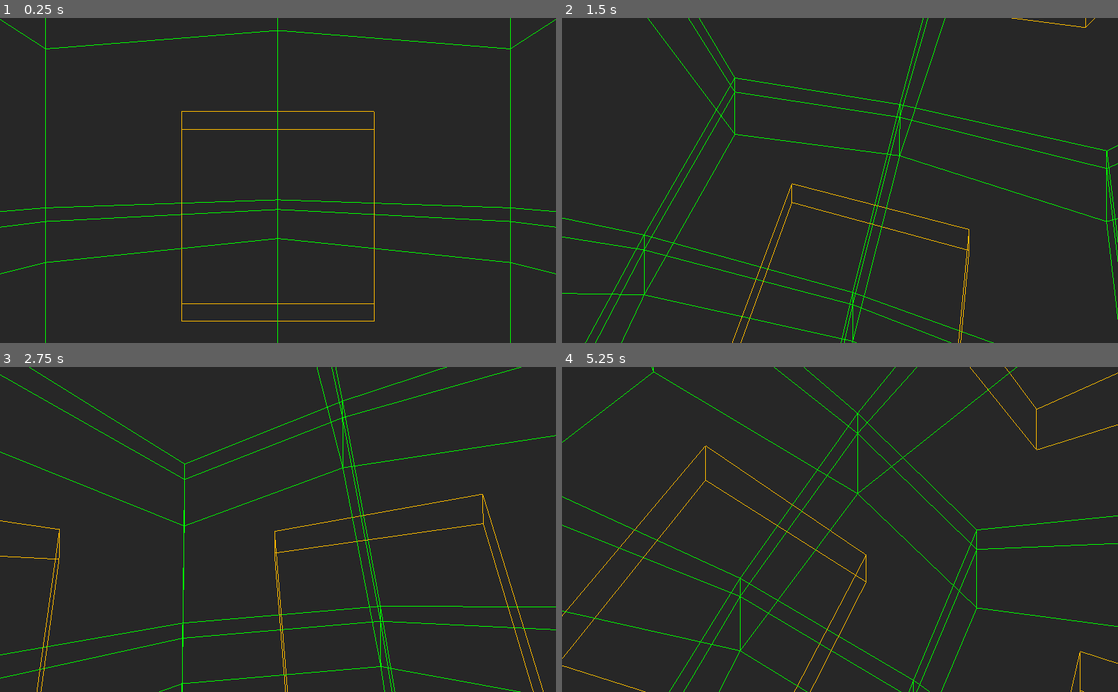
Above: before the commit, frames 1-4 (two rows, left to right).
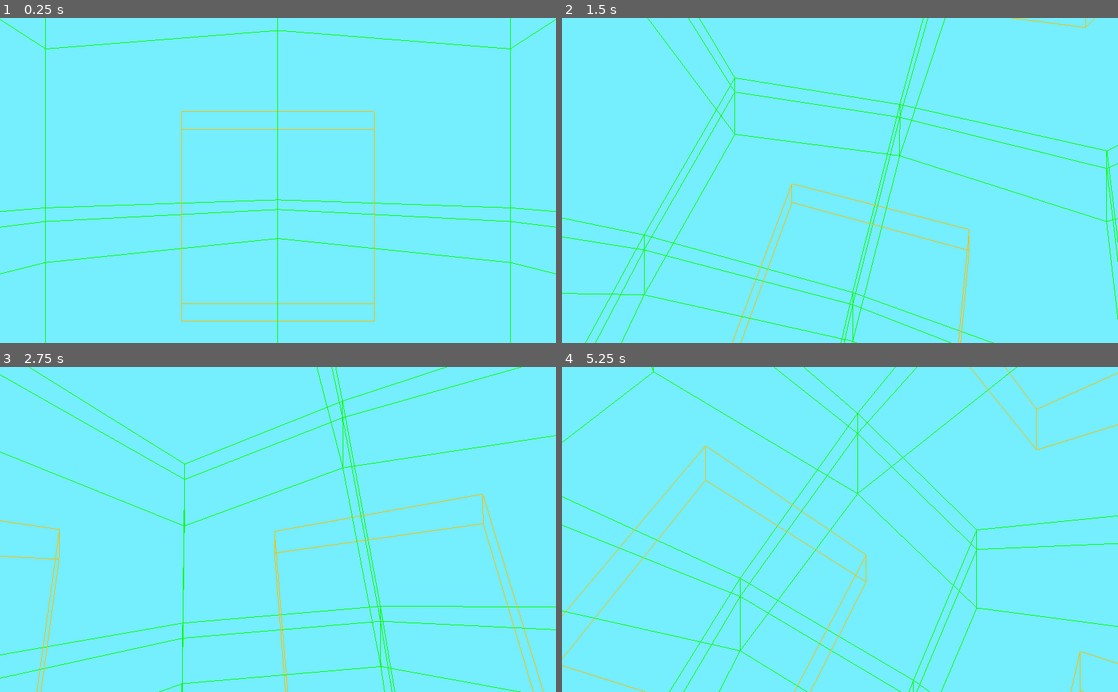
Above: after the commit, the same moments.

Repository: ctkerns/Marching-Cube-Sphere
Game: Godot game, scene res://Scenes/Universe.tscn
Same seed, same stepped clock (60 frames per second), same inputs: the game is played once before the commit and once after it.
Inputs (mouse positions are in pixels of both pictures, inside the frame that each line leads up to):
- Up to frame 1 (0.25 s): no input
- Up to frame 2 (1.5 s): tap Enter at 0.5 s; move the mouse to (867, 180) at 0.52 s; hold W (move_forward) from 0.53 s (still down); move the mouse to (812, 180) at 1.27 s
- Up to frame 3 (2.75 s): keep holding W (move_forward); move the mouse to (289, 523) at 2.02 s
- Up to frame 4 (5.25 s): keep holding W (move_forward); move the mouse to (834, 536) at 2.77 s; move the mouse to (878, 532) at 3.52 s; move the mouse to (795, 526) at 4.27 s; move the mouse to (845, 529) at 5.02 s

The runs differ from the first frame. In frame 1, 98% of the frame differs, in the area x 0-100%, y 0-100%; in frame 2, 98%; in frame 3, 98%; in frame 4, 98%.

Commit message:
Changed sky color to blue.

Diff:
--- a/project.godot
+++ b/project.godot
@@ -69,5 +69,5 @@
 
 [rendering]
 
-environment/default_clear_color=Color( 0.156863, 0.156863, 0.156863, 1 )
+environment/default_clear_color=Color( 0.462745, 0.937255, 1, 1 )
 environment/default_environment="res://default_env.tres"
